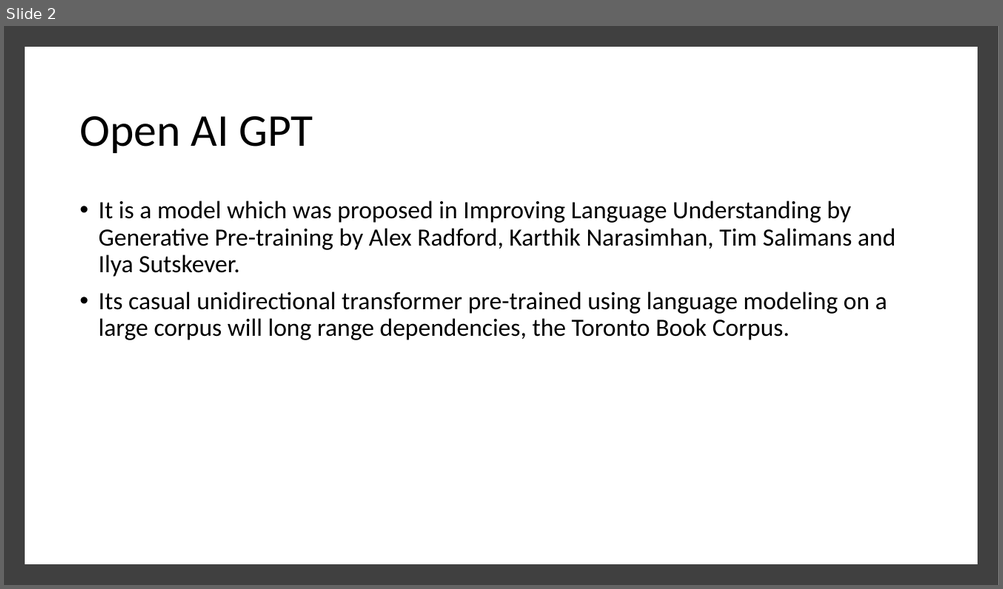
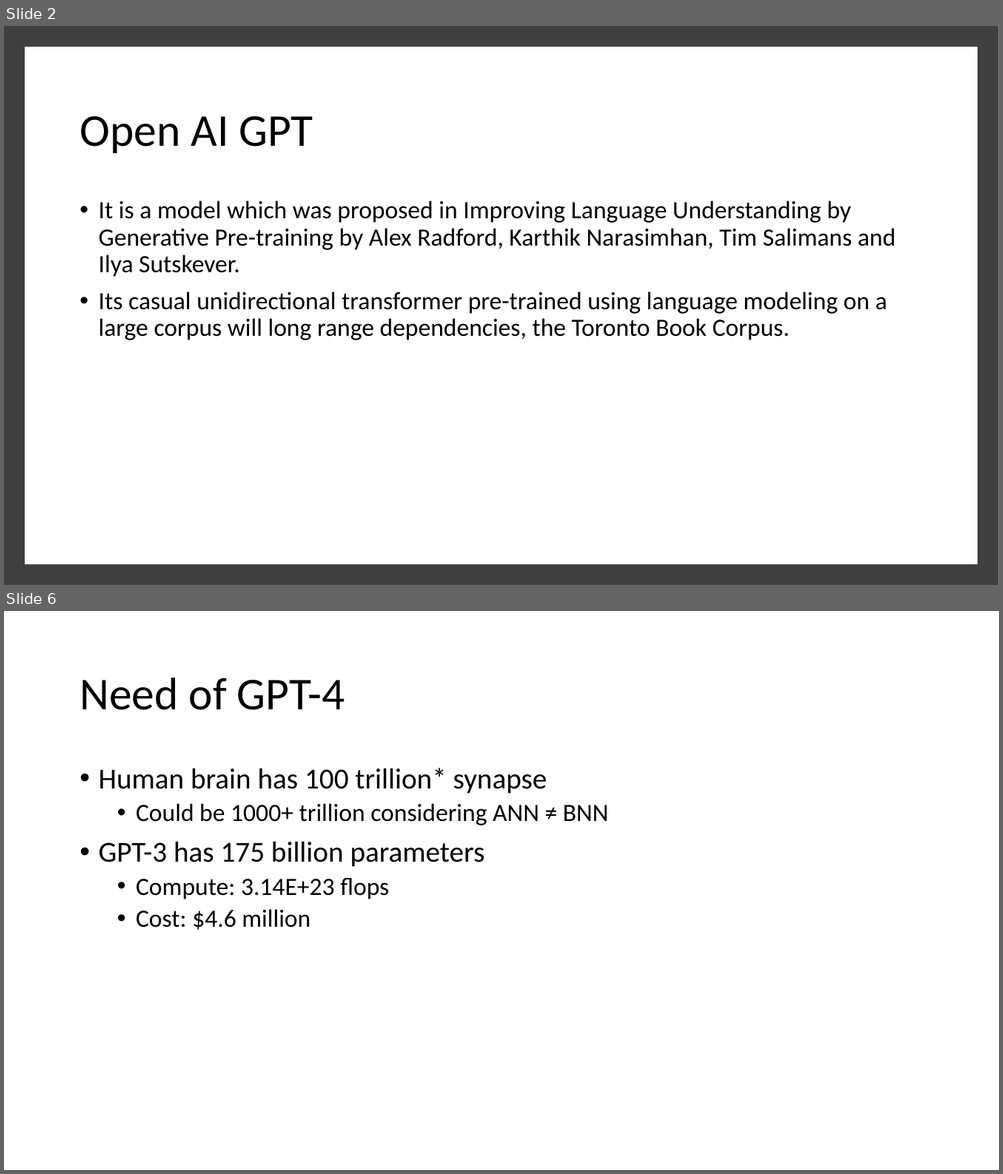
Before and after one commit to alvynabranches/trimester4, a slide deck: 1_Deep_Learning_Theory/assignment_01/GPT-3.pptx. Shown one above the other, each under a label of ours: slide 2 before the commit, slides 2 and 6 after it; the slides between them are not shown. The pictures are 1003x589 and 1003x1174 pixels, drawn with LibreOffice and Linux fonts; fonts in the diff are those of the drawing. Boxes give left, top, right and bottom in pixels: in the first picture for what was removed or moved away, otherwise in the second. Text is boxed around its words. In the diff, an @@ line names an element or a change of style, - is before the commit and + after.

```diff
--- a/1_Deep_Learning_Theory/assignment_01/GPT-3.pptx
+++ b/1_Deep_Learning_Theory/assignment_01/GPT-3.pptx
@@ slide 6 added at box(4, 611, 999, 1170), background #FFFFFF @@
@@ title added at box(79, 678, 345, 710), 44 pt, text #000000 @@
+Need of GPT-4
@@ text added at box(99, 768, 609, 930), 24 pt, text #000000 @@
+• Human brain has 100 trillion* synapse
+  • Could be 1000+ trillion considering ANN ≠ BNN
+• GPT-3 has 175 billion parameters
+  • Compute: 3.14E+23 flops
+  • Cost: $4.6 million
```
Also in this commit, not shown: 1 slide changed, 3 other slides added, 1 slide removed.
